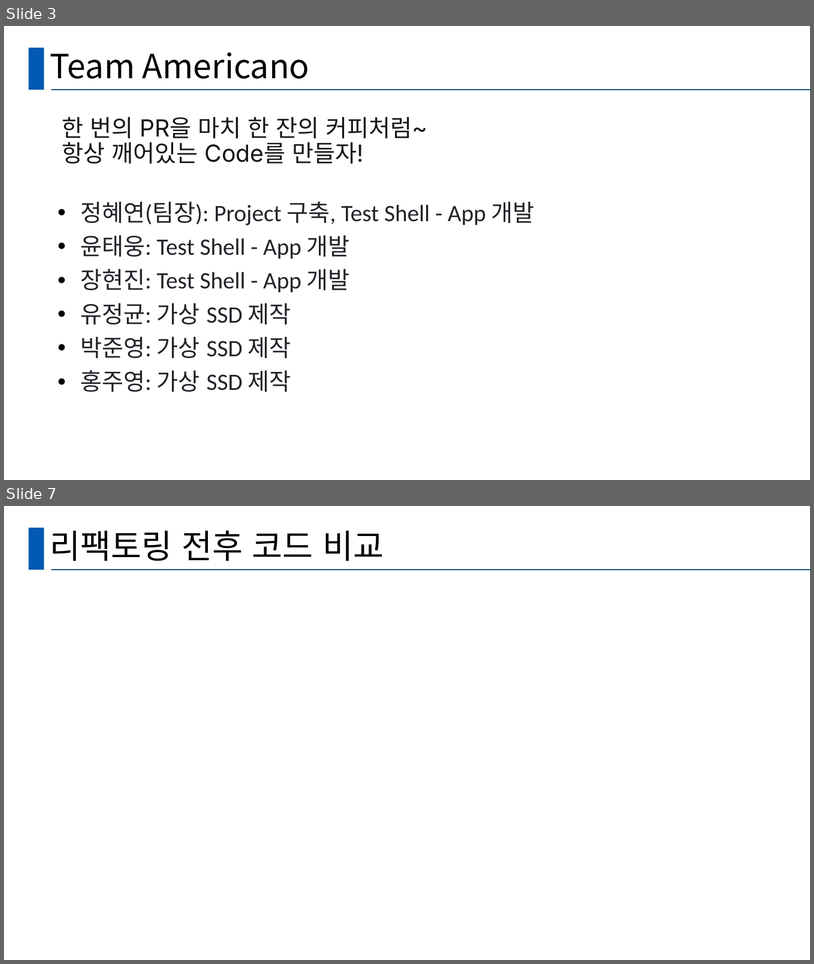
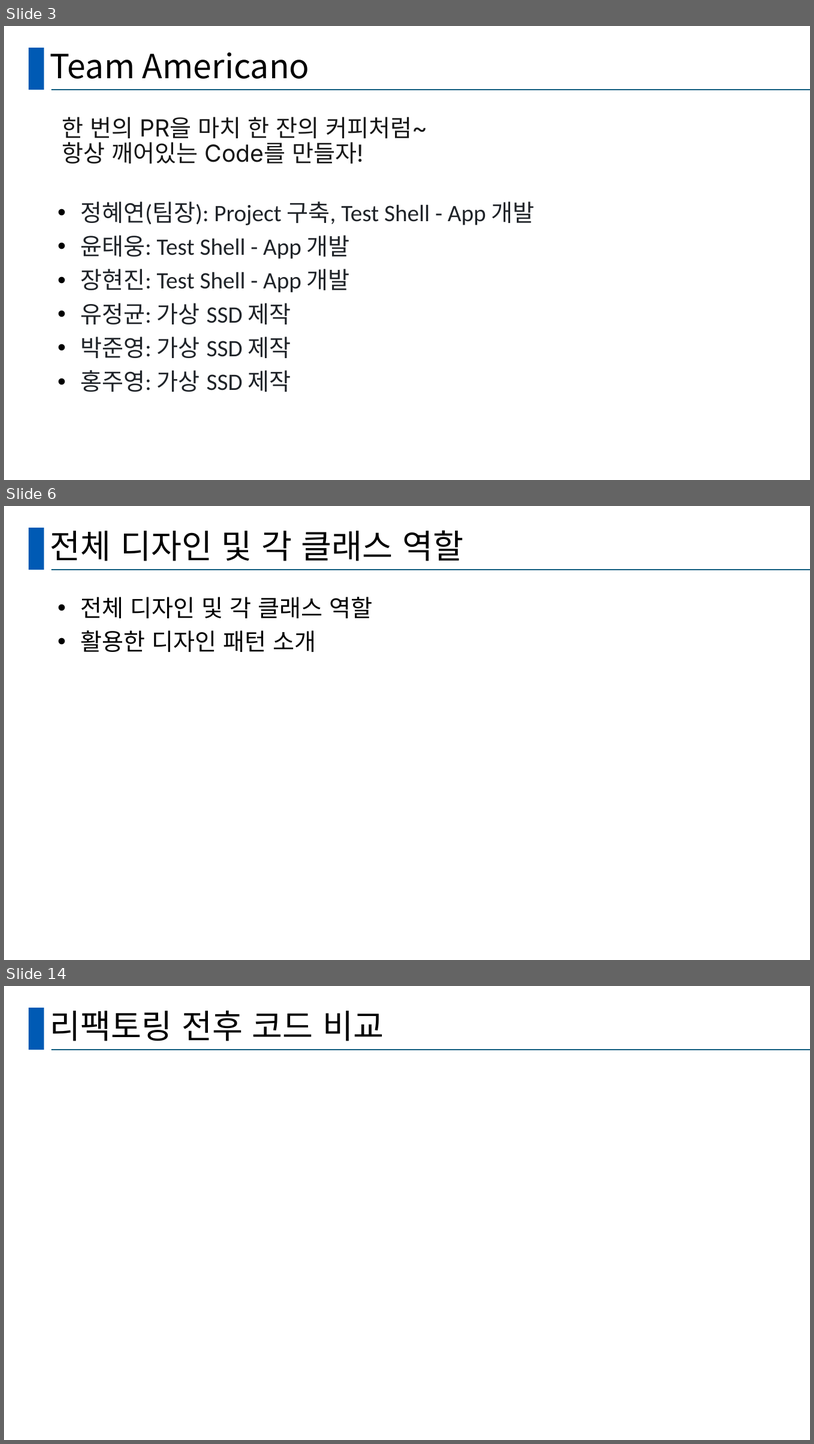
Before and after one commit to hy-ra-na/presentation_Americano, a slide deck: 발표양식.pptx. Shown one above the other, each under a label of ours: slides 3 and 7 before the commit, slides 3, 6 and 14 after it; the slides between them are not shown. The pictures are 814x964 and 814x1444 pixels, drawn with LibreOffice and Linux fonts; fonts in the diff are those of the drawing. Boxes give left, top, right and bottom in pixels: in the first picture for what was removed or moved away, otherwise in the second. Text is boxed around its words. In the diff, an @@ line names an element or a change of style, - is before the commit and + after.

```diff
--- a/발표양식.pptx
+++ b/발표양식.pptx
@@ slide 6 added at box(4, 506, 810, 960), background #FFFFFF; not listed: 2 template elements that a slide beside it also shows @@
@@ title added at box(50, 530, 464, 561), 39.6 pt, text #000000 @@
+전체 디자인 및 각 클래스 역할
@@ text added at box(80, 597, 372, 652), 28 pt, text #000000 @@
+• 전체 디자인 및 각 클래스 역할
+• 활용한 디자인 패턴 소개
@@ what was slide 7 is now slide 14 @@
```
Also in this commit, not shown: 4 slides changed, 8 other slides added, 1 slide removed.
